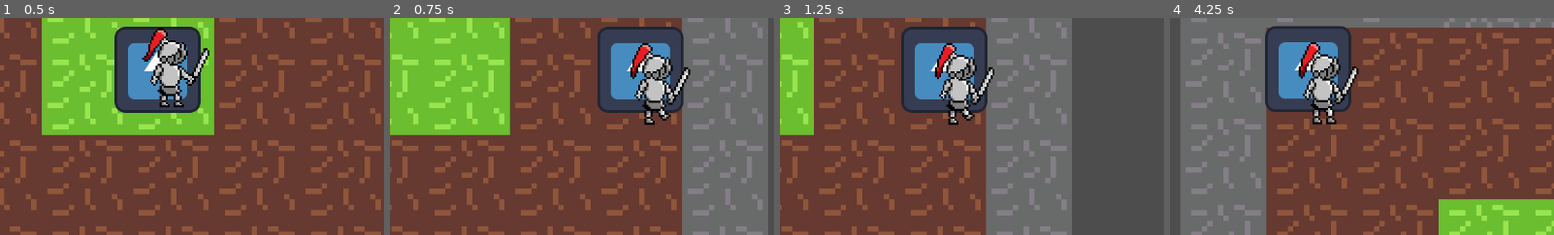
Above: before the commit, frames 1-4 (left to right).
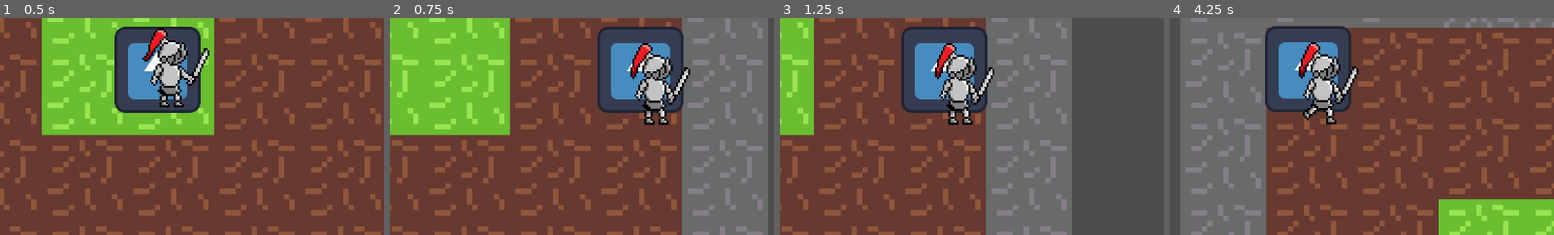
Above: after the commit, the same moments.

Repository: Kokonico/sanitation
Game: Godot game, scene res://Scenes/world.tscn
Same seed, same stepped clock (60 frames per second), same inputs: the game is played once before the commit and once after it. The engine's default icon, where the game draws it, is replaced by a stand-in: a white triangle on a blue panel in a dark square.
Inputs (mouse positions are % of the whole screen's width and height, from its top left):
- Up to frame 1 (0.5 s): no input
- Up to frame 2 (0.75 s): tap Enter at 0.5 s; move the mouse to (72, 45) at 0.52 s; hold D (move-right) from 0.53 s (still down); click (72, 45) at 0.6 s
- Up to frame 3 (1.25 s): keep holding D (move-right)
- Up to frame 4 (4.25 s): move the mouse to (29, 55) at 1.27 s; release D (move-right) at 1.28 s; hold S (move-down) 1.28-2.03 s; tap Space (dash) at 1.35, 3.6 s; click (29, 55) at 1.55 s; move the mouse to (60, 28) at 2.02 s; hold D (move-right) 2.03-2.78 s; click (60, 28) at 2.1 s; move the mouse to (45, 70) at 2.77 s; hold W (move-up) 2.78-3.53 s; click (45, 70) at 2.85 s; move the mouse to (80, 65) at 3.52 s; hold A (move-left) from 3.53 s (still down); click (80, 65) at 3.8 s
The pictures show only the part of the screen within x 29-79%, y 38-88%; the shares and areas given below are measured in that part.

Frame 1 is identical in both runs. In frame 2, 0.1% of the frame differs, in the area x 69-74%, y 43-50%; in frame 3, 0.1%; in frame 4, 0.3%, in the area x 34-40%, y 40-50%.

Commit message:
Attacking hurts and kills enemies

Diff:
--- a/Scenes/enemy.tscn
+++ b/Scenes/enemy.tscn
@@ -6,13 +6,23 @@
 [sub_resource type="CircleShape2D" id="CircleShape2D_6aht1"]
 radius = 374.065
 
-[node name="Enemy" type="Area2D"]
+[node name="Enemy" type="Area2D" groups=["enemy"]]
 z_index = 999
+collision_layer = 5
+collision_mask = 5
 script = ExtResource("1_tlkhv")
 
+[node name="StaticBody2D" type="StaticBody2D" parent="."]
+
+[node name="CollisionPolygon2D" type="CollisionPolygon2D" parent="StaticBody2D"]
+polygon = PackedVector2Array(13, -17, 29, -6, 24, 17, -15, 31, -27, 14, -29, -3, -14, -22, 4, -19)
+
 [node name="CollisionPolygon2D" type="CollisionPolygon2D" parent="."]
+polygon = PackedVector2Array(13, -17, 29, -6, 24, 17, -15, 31, -27, 14, -29, -3, -14, -22, 4, -19)
 
 [node name="Area2D" type="Area2D" parent="."]
+collision_layer = 4
+collision_mask = 4
 
 [node name="CollisionShape2D" type="CollisionShape2D" parent="Area2D"]
 shape = SubResource("CircleShape2D_6aht1")
--- a/Scenes/player.tscn
+++ b/Scenes/player.tscn
@@ -178,6 +178,8 @@
 }]
 
 [node name="Player" type="CharacterBody2D"]
+collision_layer = 4
+collision_mask = 4
 script = ExtResource("1_6cs37")
 
 [node name="Sprite2D" type="Sprite2D" parent="."]
@@ -209,4 +211,13 @@
 position = Vector2(27, 15)
 scale = Vector2(2.96, 2.96)
 sprite_frames = SubResource("SpriteFrames_qye1j")
-animation = &"attack"
+animation = &"run"
+frame_progress = 0.833199
+
+[node name="AttackArea" type="Area2D" parent="."]
+
+[node name="CollisionPolygon2D" type="CollisionPolygon2D" parent="AttackArea"]
+polygon = PackedVector2Array(82, -42, 87, -29, 90, -16, 90, 2, 87, 17, 83, 33, 75, 52, 28, 19, 29, 4, 27, -45, 36, -54, 42, -59, 52, -59, 64, -55, 75, -51)
+disabled = true
+
+[connection signal="body_entered" from="AttackArea" to="." method="_on_attack_area_body_entered"]
--- a/Scenes/world.tscn
+++ b/Scenes/world.tscn
@@ -1,8 +1,7 @@
-[gd_scene load_steps=7 format=4 uid="uid://bh480lcl1rw7b"]
+[gd_scene load_steps=6 format=4 uid="uid://bh480lcl1rw7b"]
 
 [ext_resource type="PackedScene" uid="uid://bnbexd7lsiij2" path="res://Scenes/player.tscn" id="1_47wvv"]
 [ext_resource type="PackedScene" uid="uid://c403patrcxw2m" path="res://Scenes/enemy.tscn" id="2_85b5f"]
-[ext_resource type="Script" path="res://scripts/player.gd" id="3_45pon"]
 [ext_resource type="Texture2D" uid="uid://dxwwendkaawrh" path="res://tileset-Sheet.png" id="4_pvs5d"]
 
 [sub_resource type="TileSetAtlasSource" id="TileSetAtlasSource_refcf"]
@@ -14,7 +13,8 @@
 3:0/0 = 0
 
 [sub_resource type="TileSet" id="TileSet_hrgf1"]
-physics_layer_0/collision_layer = 1
+physics_layer_0/collision_layer = 4
+physics_layer_0/collision_mask = 4
 sources/0 = SubResource("TileSetAtlasSource_refcf")
 
 [node name="World" type="Node2D"]
@@ -25,8 +25,6 @@
 [node name="Player" parent="." instance=ExtResource("1_47wvv")]
 z_index = 999
 position = Vector2(940, 159)
-script = ExtResource("3_45pon")
-health = 100.0
 
 [node name="Tiles" type="Node" parent="."]
 
--- a/Scripts/enemy.gd
+++ b/Scripts/enemy.gd
@@ -2,11 +2,12 @@
 
 var following
 var target
-@export var health = 100
+var health
 @export var SPEED = 10
 # Called when the node enters the scene tree for the first time.
 func _ready() -> void:
-	pass # Replace with function body.
+	health = int(randf_range(1, 3))
+	print(health)
 
 
 # Called every frame. 'delta' is the elapsed time since the previous frame.
@@ -26,3 +27,9 @@
 
 func _on_area_2d_body_exited(body: Node2D) -> void:
 	following = false
+
+func hurt(dmg):
+	health -= dmg
+	if health <= 0:
+		health = 0
+		queue_free()
--- a/Scripts/player.gd
+++ b/Scripts/player.gd
@@ -1,14 +1,16 @@
 extends CharacterBody2D
 @onready var collision_shape_2d: CollisionShape2D = $physicsbox
 @onready var health_bar: ProgressBar = $CanvasLayer/ProgressBar
+@onready var animator: AnimatedSprite2D = $AnimatedSprite2D
+@onready var attackCollisionArea: CollisionPolygon2D = $AttackArea/CollisionPolygon2D
 
 @export var health: float = 100.0
-@onready var animator: AnimatedSprite2D = $AnimatedSprite2D
 
 const MAX_HP = 100.0
 const SPEED = 1000.0
 const SPEED_CAP = 1000.0
 const FRACTION_FORCE = 100
+const DAMAGE = 1
 var directions = []
 var direction = Vector2.ZERO
 var sliding = false
@@ -51,6 +53,9 @@
 		has_input = true
 		has_x_input = true
 		animator.play("run")
+	elif animator.animation == "attack":
+		await animator.animation_finished
+		animator.play("idle")
 	else:
 		animator.play("idle")
 
@@ -85,11 +90,21 @@
 	position += velocity * delta
 	self.rotation = 0
 
-func hurt(hp):
-	health -= hp
+	if Input.is_action_just_pressed("attack"):
+		attack()
+
+func hurt(dmg):
+	health -= dmg
 	if health <= 0:
 		health = 0
 		animator.play("death")
 
 func attack() -> void:
-	pass
+	animator.play("attack")
+	attackCollisionArea.disabled = false
+	await animator.animation_finished
+	attackCollisionArea.disabled = true
+
+
+func _on_attack_area_body_entered(body: Node2D) -> void:
+	body.get_parent().hurt(DAMAGE)
--- a/project.godot
+++ b/project.godot
@@ -18,6 +18,7 @@
 [global_group]
 
 player=""
+enemy=""
 
 [input]
 
@@ -46,6 +47,11 @@
 "events": [Object(InputEventKey,"resource_local_to_scene":false,"resource_name":"","device":-1,"window_id":0,"alt_press …(191 unchanged characters)…
 ]
 }
+attack={
+"deadzone": 0.5,
+"events": [Object(InputEventMouseButton,"resource_local_to_scene":false,"resource_name":"","device":-1,"window_id":0,"alt_pressed":false,"shift_pressed":false,"ctrl_pressed":false,"meta_pressed":false,"button_mask":0,"position":Vector2(0, 0),"global_position":Vector2(0, 0),"factor":1.0,"button_index":1,"canceled":false,"pressed":false,"double_click":false,"script":null)
+]
+}
 
 [rendering]
 
